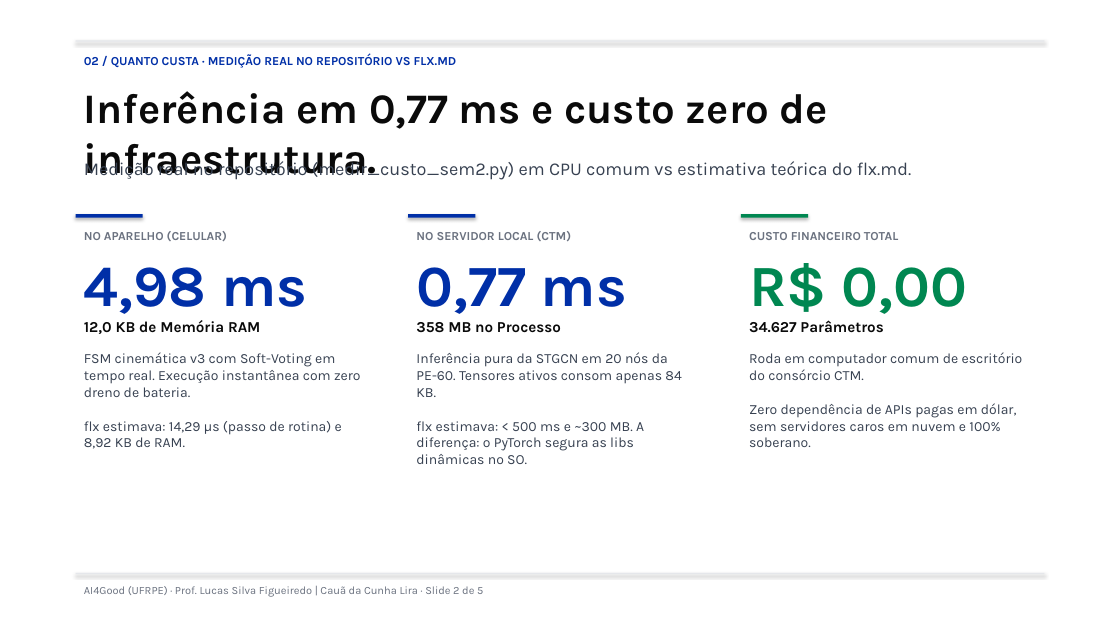
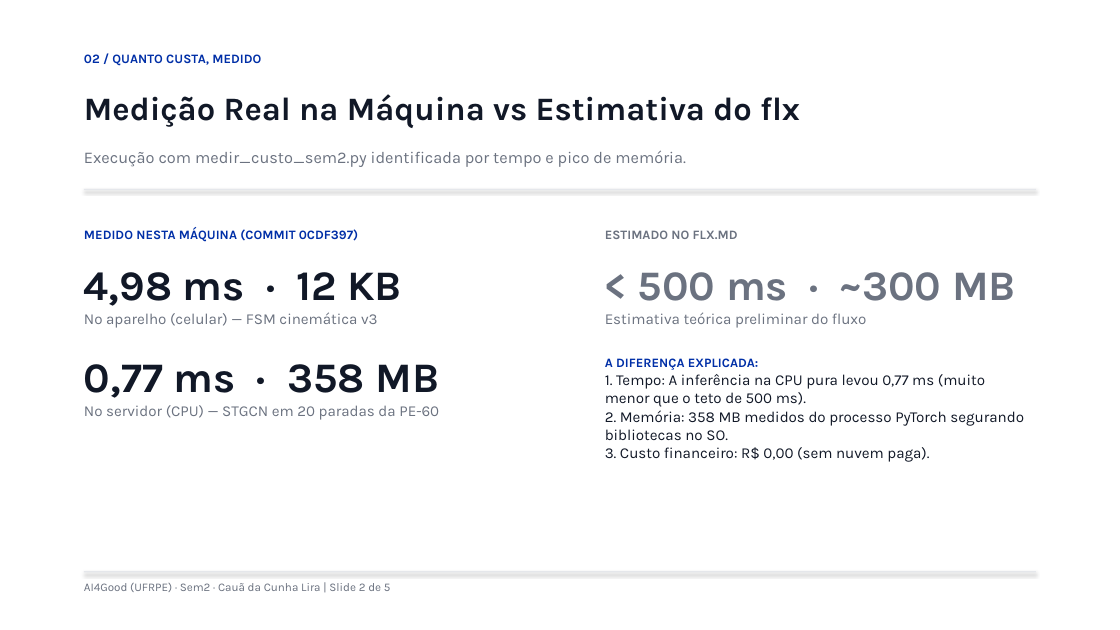
Before and after one commit to lira-labs/workspace, a slide deck: slide 2 of code/grafoparada_web/GrafoParada_Seminario2_CauaLira.pptx. Drawn at 1120x630 pixels with LibreOffice and Linux fonts; fonts in the diff are those of the drawing. Boxes give left, top, right and bottom in pixels: in the first picture for what was removed or moved away, otherwise in the second. Text is boxed around its words. In the diff, an @@ line names an element or a change of style, - is before the commit and + after.

Commit message:
fix(sem2): eliminate text overlap in PPTX, strip AI slop, and strictly align to prof Lucas sem2 model

```diff
--- a/code/grafoparada_web/GrafoParada_Seminario2_CauaLira.pptx
+++ b/code/grafoparada_web/GrafoParada_Seminario2_CauaLira.pptx
@@ rectangle removed at (x1=0, y1=0, x2=1120, y2=630) @@
@@ text at (x1=84, y1=54, x2=261, y2=66): text changed; size 10.5 to 11 pt @@
-02 / QUANTO CUSTA · MEDIÇÃO REAL NO REPOSITÓRIO VS FLX.MD
+02 / QUANTO CUSTA, MEDIDO
@@ text at (x1=84, y1=94, x2=800, y2=128): text changed; size 15.5 to 28 pt; text colour #374151 to #111827; bold on @@
-Medição real no repositório (medir_custo_sem2.py) em CPU comum vs estimativa teórica do flx.md.
+Medição Real na Máquina vs Estimativa do flx
@@ text removed at (x1=84, y1=91, x2=828, y2=129) @@
-Inferência em 0,77 ms e custo zero de infraestrutura.
@@ text added at (x1=84, y1=150, x2=686, y2=167), 14 pt, text #6B7280 @@
+Execução com medir_custo_sem2.py identificada por tempo e pico de memória.
@@ rectangle resized from (x1=76, y1=40, x2=1044, y2=41) to (x1=84, y1=189, x2=1036, y2=190) @@
@@ rectangle removed at (x1=76, y1=214, x2=143, y2=218) @@
@@ text removed at (x1=84, y1=231, x2=361, y2=449) @@
-NO APARELHO (CELULAR)
-4,98 ms
-12,0 KB de Memória RAM
-FSM cinemática v3 com Soft-Voting em tempo real. Execução instantânea com zero dreno de bateria.
-flx estimava: 14,29 µs (passo de rotina) e 8,92 KB de RAM.
@@ text added at (x1=84, y1=227, x2=439, y2=420), 13 pt, text #6B7280 @@
+MEDIDO NESTA MÁQUINA (COMMIT 0CDF397)
+4,98 ms · 12 KB
+No aparelho (celular) — FSM cinemática v3
+0,77 ms · 358 MB
+No servidor (CPU) — STGCN em 20 paradas da PE-60
@@ rectangle removed at (x1=408, y1=214, x2=476, y2=218) @@
@@ text removed at (x1=416, y1=231, x2=681, y2=464) @@
-NO SERVIDOR LOCAL (CTM)
-0,77 ms
-358 MB no Processo
-Inferência pura da STGCN em 20 nós da PE-60. Tensores ativos consom apenas 84 KB.
-flx estimava: < 500 ms e ~300 MB. A diferença: o PyTorch segura as libs dinâmicas no SO.
@@ text added at (x1=605, y1=230, x2=1024, y2=462), 13 pt, text #111827 @@
+ESTIMADO NO FLX.MD
+< 500 ms · ~300 MB
+Estimativa teórica preliminar do fluxo
+A DIFERENÇA EXPLICADA:
+1. Tempo: A inferência na CPU pura levou 0,77 ms (muito menor que o teto de 500 ms).
+2. Memória: 358 MB medidos do processo PyTorch segurando bibliotecas no SO.
+3. Custo financeiro: R$ 0,00 (sem nuvem paga).
@@ rectangle removed at (x1=741, y1=214, x2=808, y2=218) @@
@@ text removed at (x1=749, y1=232, x2=1023, y2=447) @@
-CUSTO FINANCEIRO TOTAL
-R$ 0,00
-34.627 Parâmetros
-Roda em computador comum de escritório do consórcio CTM.
-Zero dependência de APIs pagas em dólar, sem servidores caros em nuvem e 100% soberano.
@@ text at (x1=84, y1=583, x2=391, y2=592): text changed; size 9.5 to 10 pt @@
-AI4Good (UFRPE) · Prof. Lucas Silva Figueiredo | Cauã da Cunha Lira · Slide 2 de 5
+AI4Good (UFRPE) · Sem2 · Cauã da Cunha Lira | Slide 2 de 5
@@ rectangle resized from (x1=76, y1=573, x2=1044, y2=574) to (x1=84, y1=571, x2=1036, y2=572) @@
```
Also in this commit, not shown: 2 other slides changed, 2 slides added, 2 slides removed, 14 other files.
